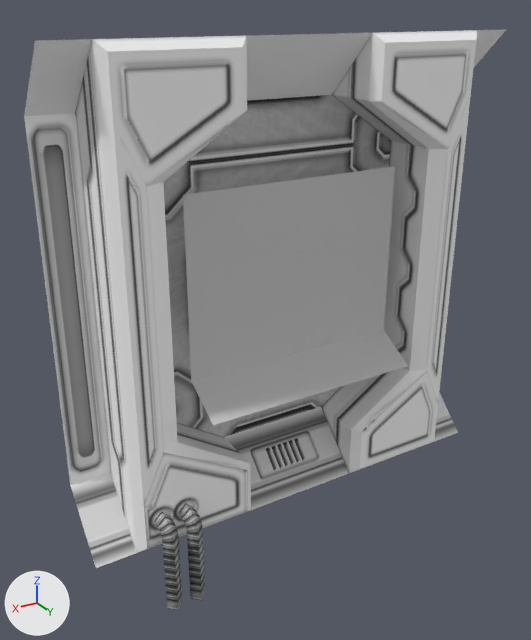
What one commit did to the FBX model Assets/3D Models/Level Tiles/Labs/Sect_Wall_3_Terminal.FBX.
Both versions are drawn from a camera (50 mm lens) standing at (0.0822, 0.0821, 0.1067) and looking at (0.0059, -0.0451, 0.0431). The axes (+X, +Y, +Z) are drawn at lower left. The lights are the same throughout. Where no turn or scale is listed for an object, it has been applied to the vertices.

Names of what the first picture shows: 'Monitor', 'Wall_3_Terminal'.
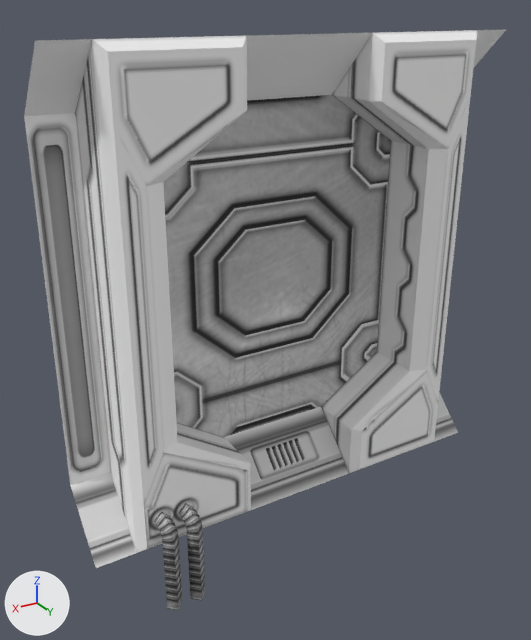
Where the change shows, as pixel boxes [x1, y1, x2, y2] in the pictures (531 x 640 px):
'Monitor', deleted
    before: [183, 166, 408, 425]

The edits, one by one:
Object 'Monitor' (ob_monitor) is deleted.
